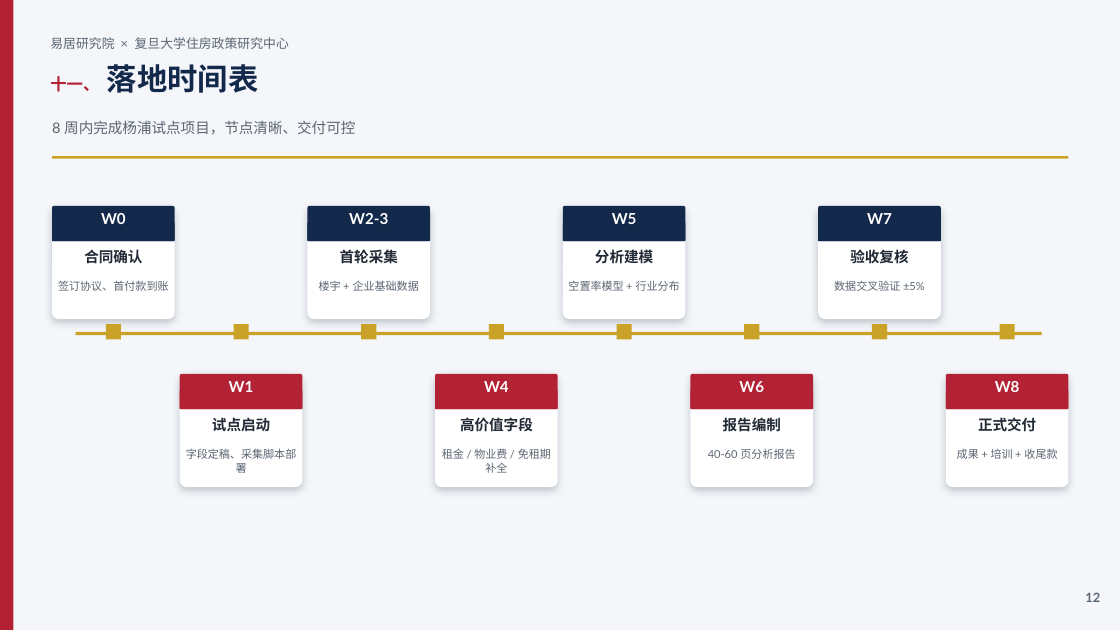
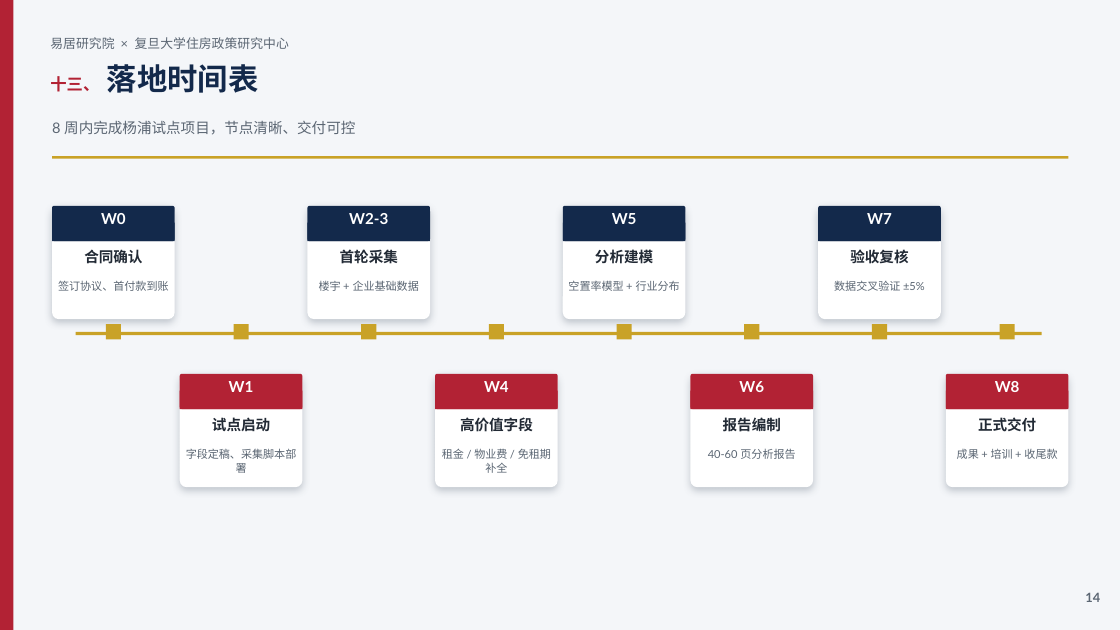
Before and after one commit to hujigang2010-maker/AIDEN, a slide deck: slide 14 of 易居研究院_复旦大学住房政策研究中心_合作方案.pptx (slide 12 before the commit). Drawn at 1120x630 pixels with LibreOffice and Linux fonts; fonts in the diff are those of the drawing. Boxes give left, top, right and bottom in pixels: in the first picture for what was removed or moved away, otherwise in the second. Text is boxed around its words. In the diff, an @@ line names an element or a change of style, - is before the commit and + after.

```diff
--- a/易居研究院_复旦大学住房政策研究中心_合作方案.pptx
+++ b/易居研究院_复旦大学住房政策研究中心_合作方案.pptx
@@ text at (x1=50, y1=64, x2=259, y2=93): text changed @@
-十一、 落地时间表
+十三、 落地时间表
@@ text at (x1=1085, y1=592, x2=1100, y2=602): text changed @@
-12
+14
```
Also in this commit, not shown: 7 other slides changed, 2 slides added, 1 other file.
